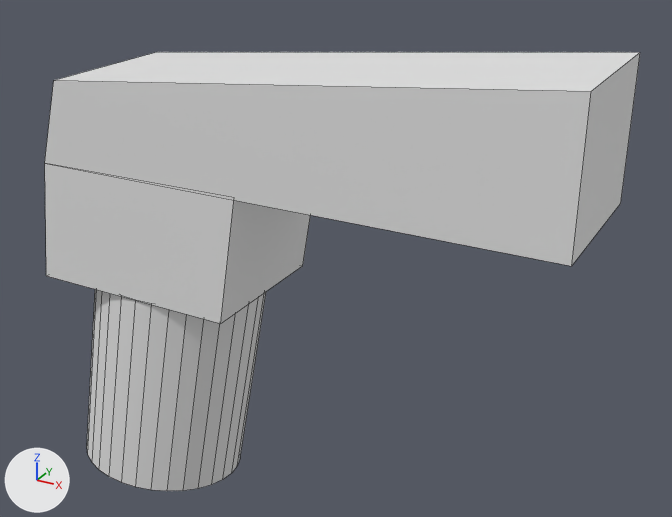
Renders of the Blender file Blender Models/Gun.blend from each side of a commit.
One viewpoint serves both versions: a camera (50 mm lens) standing at (3.69, -3.28, 3.47) and looking at (1.51, 0.68, 1.49). The axes (+X, +Y, +Z) are drawn at lower left. The lights are the same throughout. Mesh edges are drawn as thin lines.
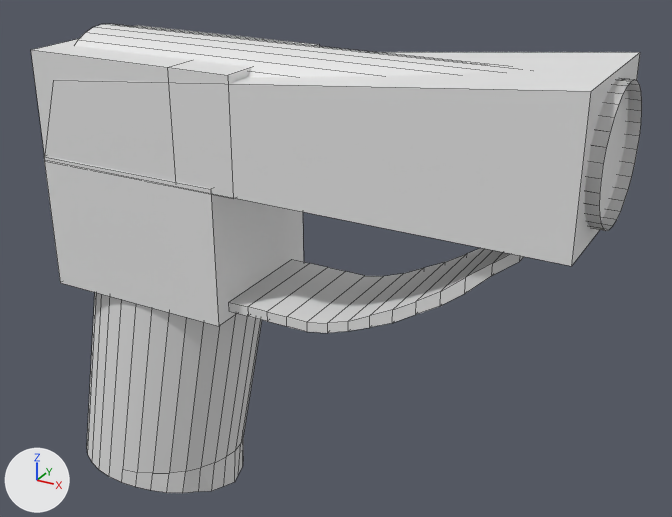
Boxes (x1, y1, x2, y2) around the edits, measured in the pictures (672 x 517 px):
'Cube', reshaped (6% taller)
    before: (45, 163, 310, 323)
    after: (44, 156, 304, 326)
'Cylinder', reshaped
    before: (87, 289, 266, 491)
    after: (87, 292, 262, 493)
'Cylinder.001', added
    after: (74, 24, 642, 231)
'Cube.004', added
    after: (229, 248, 524, 333)
'Cube.002', added
    after: (31, 25, 319, 199)
part 1 of me_cylinder, built on
    before: (115, 292, 266, 491)
    after: (115, 300, 262, 493)

Edits to the bpy script that builds the scene:
```text
Change me_cylinder:
    used by ob_cylinder; location = (0.61, 0.503, 0.636)
    remove me_cylinder.from_pydata(...)  # 64 vertices, 34 faces; spans x -0.773..0.524, y -0.392..0.392, z -0.636..0.636
    add me_cylinder.from_pydata(...)  # 80 vertices, 49 faces; spans x -0.773..0.524, y -0.392..0.392, z -0.7..0.636
    me_cylinder part 1
    17 faces are deleted
    13 vertices move from x -0.049..0.275, y -0.362..0.362, z -0.636 to x -0.051..0.297, y -0.366..0.363, z -0.7..-0.636
    16 vertices are added at x -0.229..0.309, y -0.392..0.385, z -0.532..-0.46
    32 new faces join them
Change me_cube_002:
    used by ob_cube; location = (0.629, 0.509, 1.625); scale = (1.75, 1.75, 1.75)
    remove me_cube_002.from_pydata(...)  # 8 vertices, 6 faces; spans x -0.375..0.375, y -0.233..0.233, z -0.2..0.2
    add me_cube_002.from_pydata(...)  # 20 vertices, 6 faces, 6 loose edges; spans x -0.312..0.302, y -0.237..0.246, z -0.208..0.21
    me_cube_002 part 2: the whole mesh is rebuilt
Add me_cube_006:
    me_cube_006.from_pydata(...)  # 56 vertices, 54 faces; spans x -0.309..0.309, y -0.026..0.627, z -0.918..0.574
Add me_cube_004:
    me_cube_004.from_pydata(...)  # 12 vertices, 10 faces; spans x -0.43..0.768, y -0.469..0.469, z -0.292..0.292
Add me_cylinder_001:
    me_cylinder_001.from_pydata(...)  # 128 vertices, 98 faces; spans x -0.22..0.22, y -0.21..0.21, z -0.12..1.72
Add ob_cube_004:
    ob_cube_004 = bpy.data.objects.new('Cube.004', me_cube_006)
    ob_cube_004.location = (2.074, 0.502, 1.33)
    ob_cube_004.rotation_euler = (1.571, 0.0, 1.571)  # degrees (90, 0, 90)
Add ob_cube_002:
    ob_cube_002 = bpy.data.objects.new('Cube.002', me_cube_004)
    ob_cube_002.location = (0.513, 0.511, 2.256)
    ob_cube_002.scale = (1.0, 0.868, 1.0)
Add ob_cylinder_001:
    ob_cylinder_001 = bpy.data.objects.new('Cylinder.001', me_cylinder_001)
    ob_cylinder_001.location = (2.771, 0.507, 2.313)
    ob_cylinder_001.rotation_euler = (-1.571, 0.0, 1.571)  # degrees (-90, 0, 90)
    ob_cylinder_001.scale = (1.5, 1.5, 1.5)
```
